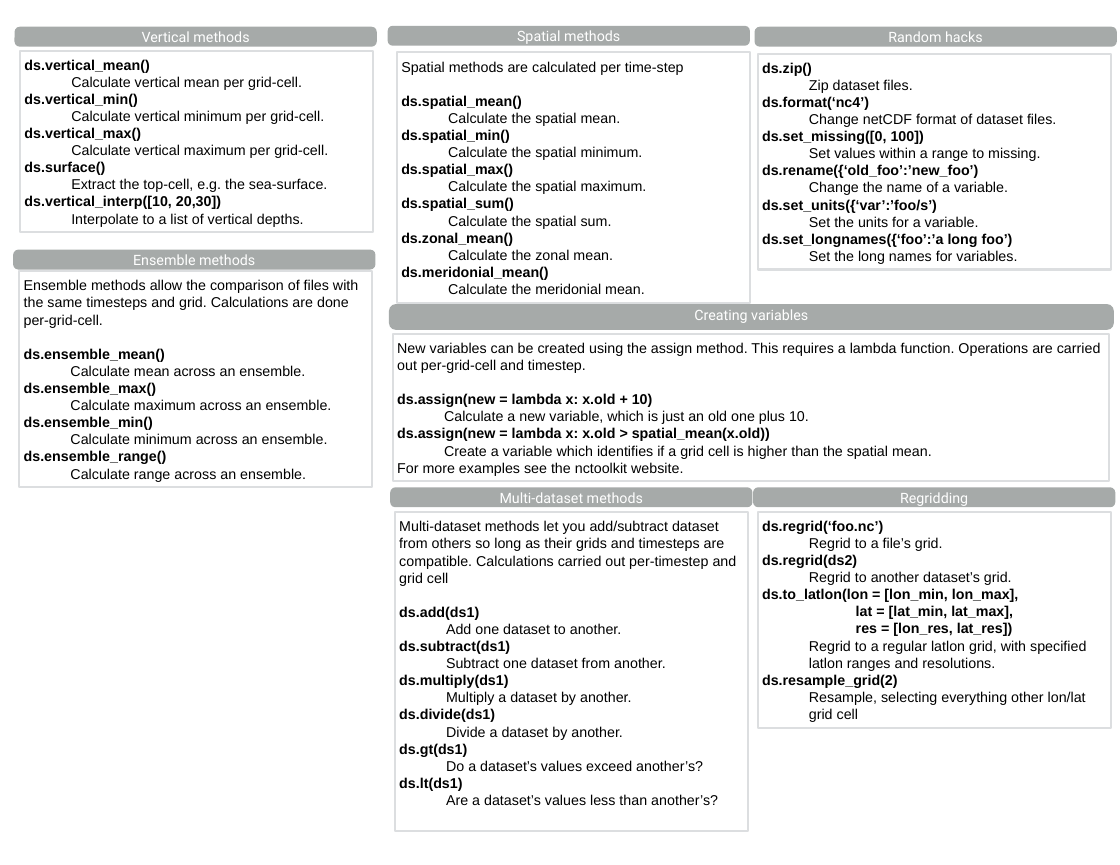
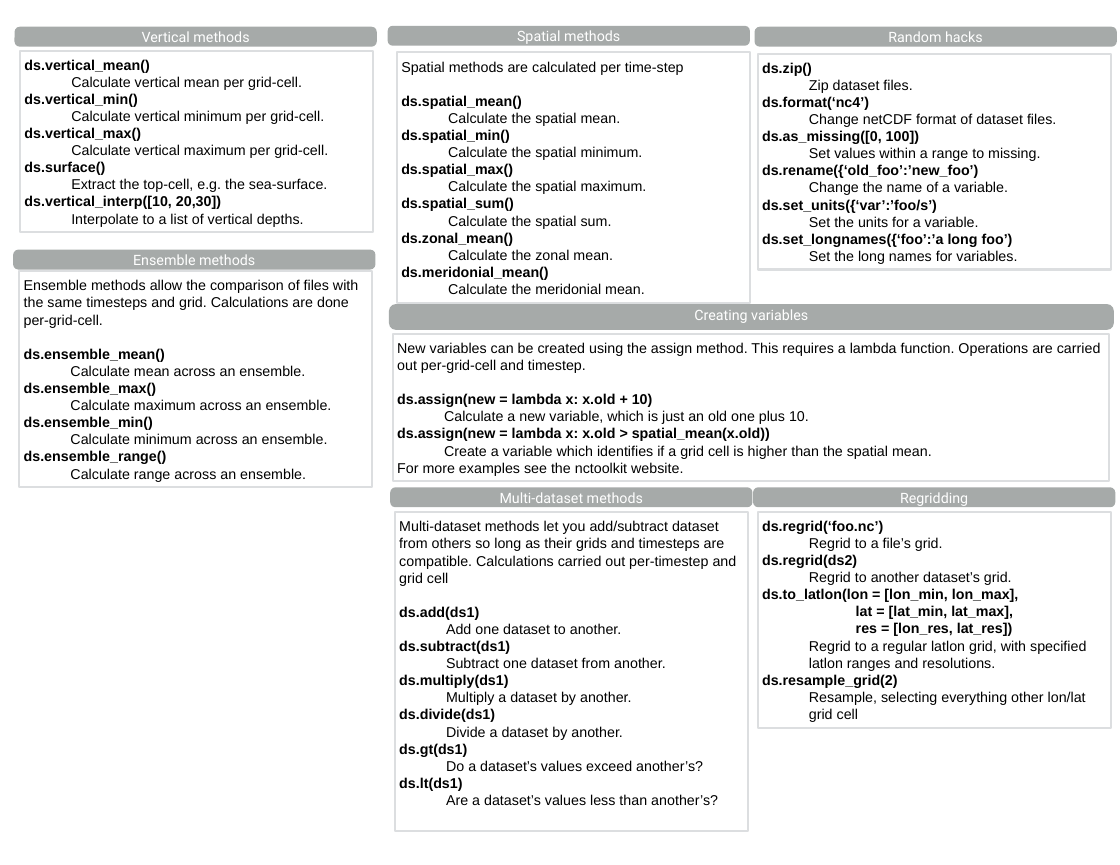
Before and after one commit to pmlmodelling/nctoolkit, a slide deck: slide 2 of cheatsheet/nctoolkit_cheatsheet.pptx. Drawn at 1120x865 pixels with LibreOffice and Linux fonts; fonts in the diff are those of the drawing. Boxes give left, top, right and bottom in pixels: in the first picture for what was removed or moved away, otherwise in the second. Text is boxed around its words. In the diff, an @@ line names an element or a change of style, - is before the commit and + after.

```diff
--- a/cheatsheet/nctoolkit_cheatsheet.pptx
+++ b/cheatsheet/nctoolkit_cheatsheet.pptx
@@ text in rectangle at [762,130,919,144]: text changed @@
-ds.set_missing([0, 100])
+ds.as_missing([0, 100])
```
Also in this commit, not shown: 1 other slide changed, 1 other file.
